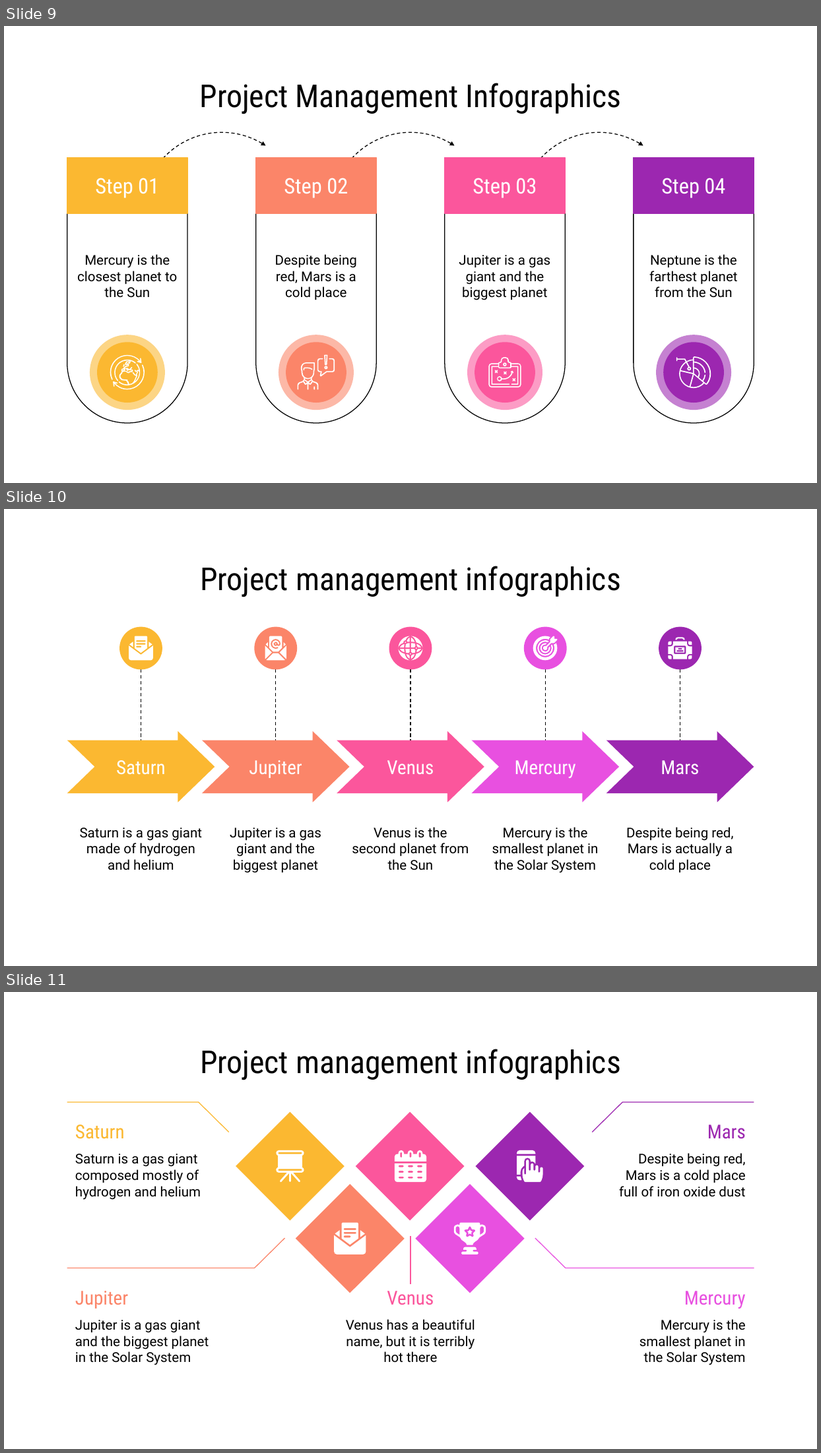
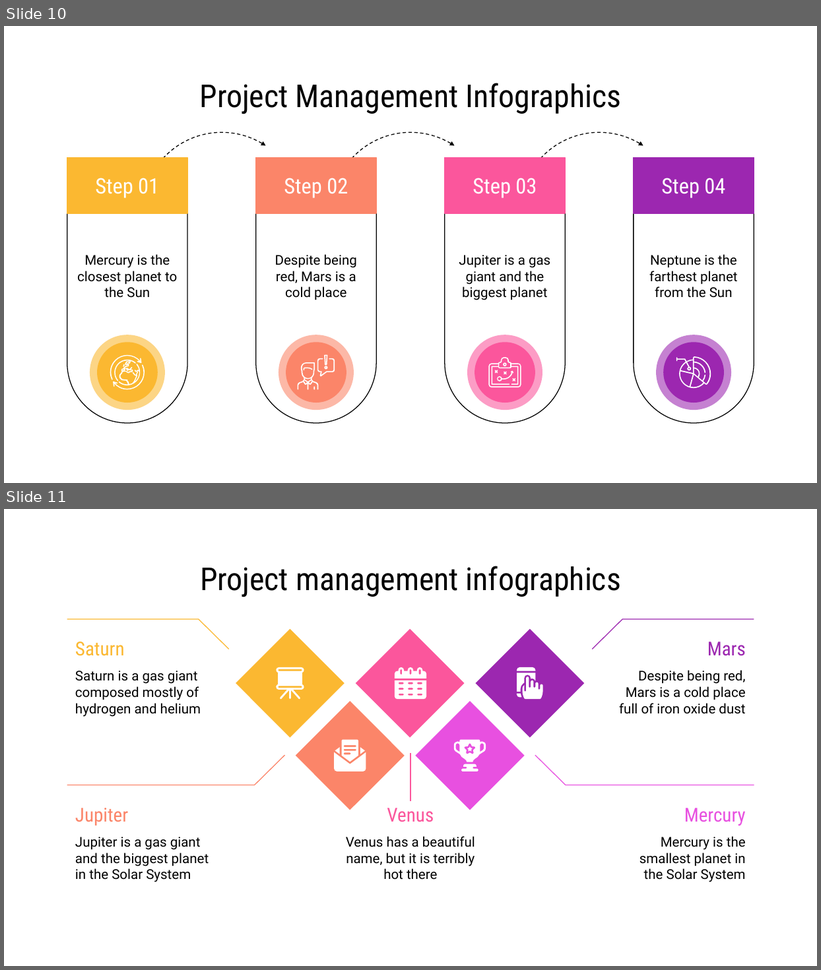
Before and after one commit to marianomorel/maestria-repo, a slide deck: INFOGRAFIA - CONCURSO - MARIANO MOREL.pptx. Shown one above the other, each under a label of ours: slides 9, 10 and 11 before the commit, slides 10 and 11 after it. The pictures are 821x1453 and 821x970 pixels, drawn with LibreOffice and Linux fonts; fonts in the diff are those of the drawing. Boxes give left, top, right and bottom in pixels: in the first picture for what was removed or moved away, otherwise in the second. Text is boxed around its words. In the diff, an @@ line names an element or a change of style, - is before the commit and + after.

```diff
--- a/INFOGRAFIA - CONCURSO - MARIANO MOREL.pptx
+++ b/INFOGRAFIA - CONCURSO - MARIANO MOREL.pptx
@@ slide 10 removed at box(4, 509, 817, 966), background #FFFFFF @@
@@ title removed at box(200, 566, 621, 597) @@
-Project management infographics
@@ group removed at box(128, 636, 152, 660): 4 freeform shapes @@
@@ group removed at box(265, 636, 286, 660): 7 freeform shapes @@
@@ group removed at box(533, 636, 558, 660): 4 freeform shapes @@
@@ group removed at box(669, 638, 692, 659): 7 freeform shapes @@
@@ group removed at box(399, 636, 422, 660): 19 freeform shapes @@
@@ group removed at box(67, 627, 215, 871): 1 line, 1 ellipse, 1 text, 1 notched right arrow @@
-Saturn is a gas giant made of hydrogen and helium
-Saturn
@@ group removed at box(201, 627, 349, 873): 1 line, 1 ellipse, 1 notched right arrow, 1 text @@
-Jupiter
-Jupiter is a gas giant and the biggest planet
@@ group removed at box(337, 627, 484, 871): 1 line, 1 ellipse, 1 notched right arrow, 1 text @@
-Venus
-Venus is the second planet from the Sun
@@ group removed at box(471, 627, 618, 873): 1 line, 1 ellipse, 1 notched right arrow, 1 text @@
-Mercury
-Mercury is the smallest planet in the Solar System
@@ group removed at box(607, 627, 754, 873): 1 line, 1 ellipse, 1 notched right arrow, 1 text @@
-Mars
-Despite being red, Mars is actually a cold place
@@ what was slide 9 is now slide 10 @@
```
Also in this commit, not shown: 3 slides changed, 2 slides added, 1 other slide removed, 3 other files.
